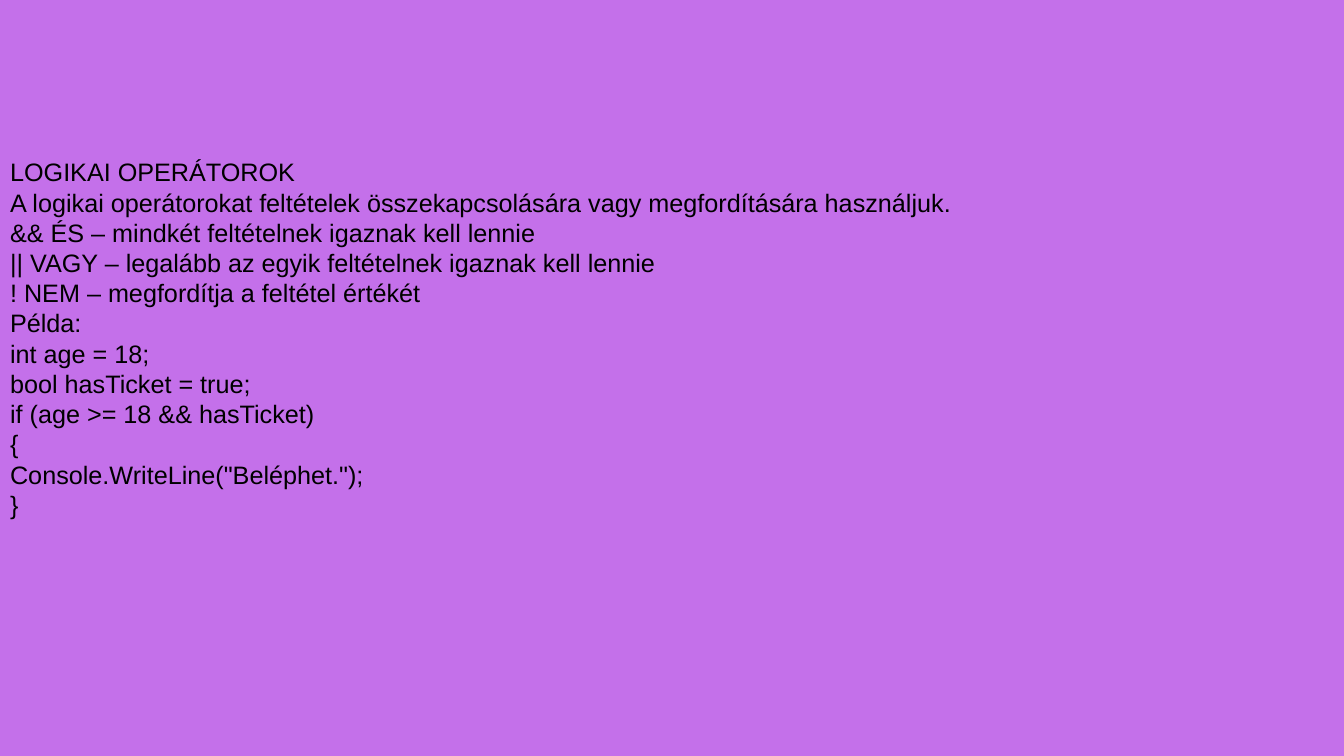
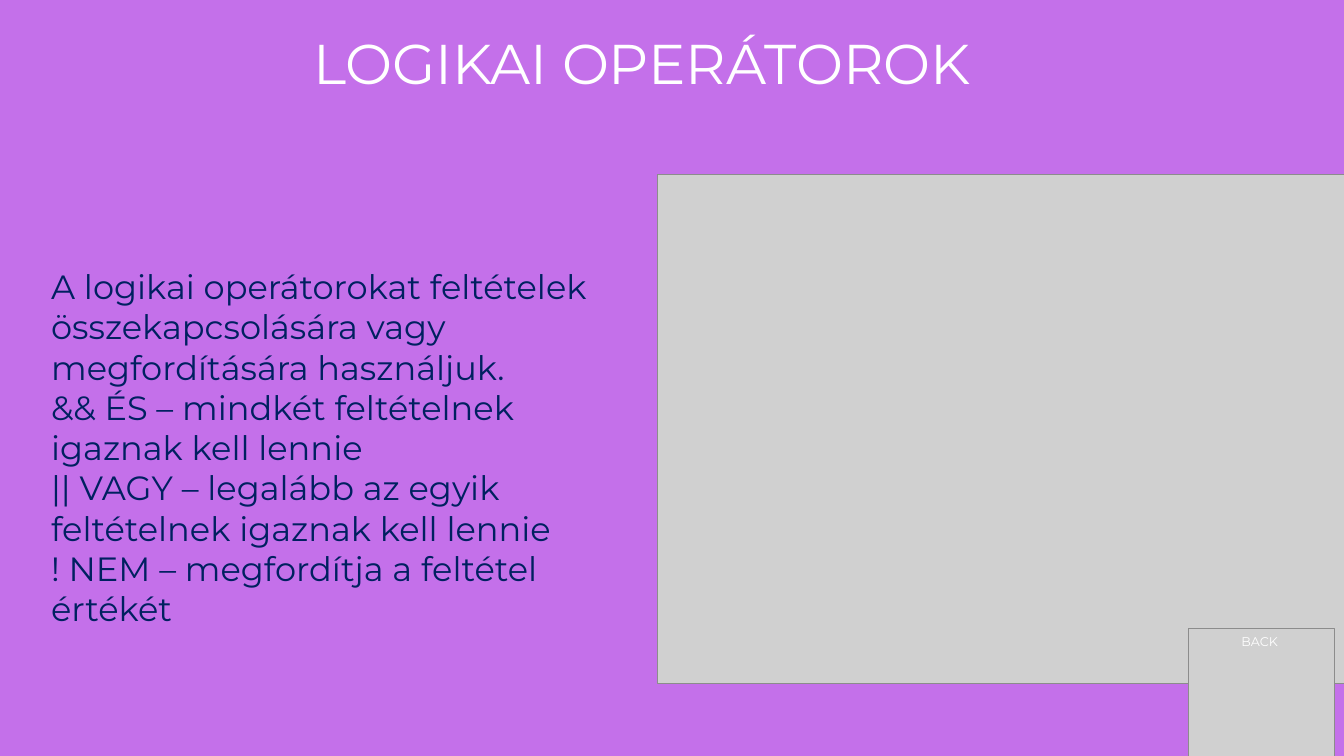
Before and after one commit to Goncol0907/Operatorok, a slide deck: slide 7 of Operátorok.pptx (slide 6 before the commit). Drawn at 1344x756 pixels with LibreOffice and Linux fonts; fonts in the diff are those of the drawing; grey boxes stand for pictures. Boxes give left, top, right and bottom in pixels: in the first picture for what was removed or moved away, otherwise in the second. Text is boxed around its words. In the diff, an @@ line names an element or a change of style, - is before the commit and + after.

```diff
--- a/Operátorok.pptx
+++ b/Operátorok.pptx
@@ text added at bbox=[313, 34, 970, 85], 40 pt, text #FFFFFF @@
+LOGIKAI OPERÁTOROK
@@ text at bbox=[10, 161, 295, 182]: paragraph removed @@
-LOGIKAI OPERÁTOROK
@@ picture added at bbox=[657, 174, 1344, 684] @@
@@ text "A logikai operátorokat feltételek összekapcsolására ...": place and size @@
-text "A logikai operátorokat feltételek összekapcsolására ..." at bbox=[10, 161, 951, 489]
+text "A logikai operátorokat feltételek összekapcsolására ..." at bbox=[51, 274, 587, 621]
@@ text "A logikai operátorokat feltételek összekapcsolására ..." at bbox=[51, 274, 587, 621]: size 18 to 24 pt, font Arial to Montserrat, text colour #000000 to #002060 @@
@@ text at bbox=[10, 313, 363, 489]: paragraphs removed @@
-Példa:
-int age = 18;
-bool hasTicket = true;
-if (age >= 18 && hasTicket)
-{
-Console.WriteLine("Beléphet.");
-}
@@ picture added at bbox=[1190, 628, 1336, 756] @@
@@ text added at bbox=[1241, 639, 1277, 646], 9 pt, text #FFFFFF @@
+BACK
```
Also in this commit, not shown: 6 other slides changed, 1 slide added.
